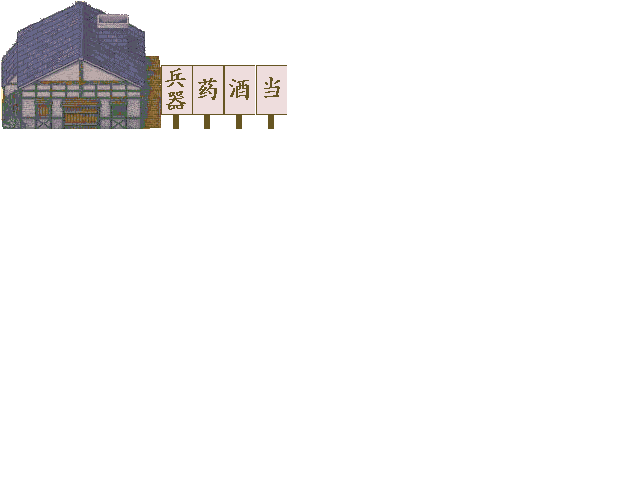
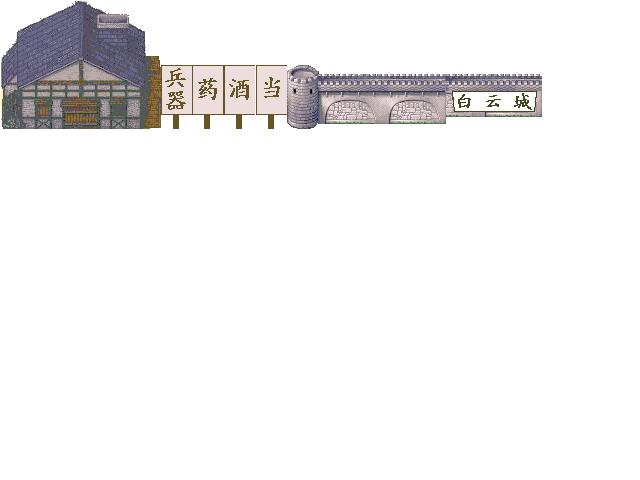
Two versions of the same layered image (640x480). Layer-by-layer changes:
painted on "被粘贴的图层 #3" over [287,65,542,129]
renamed "被粘贴的图层" to "被粘贴的图层 #1", painted on it over [287,65,446,129]
renamed "maps.png 副本" to "被粘贴的图层", painted on it over [287,65,319,129]
moved "被粘贴的图层 #2" above "map_tall.png", painted on it over [287,65,542,129]
